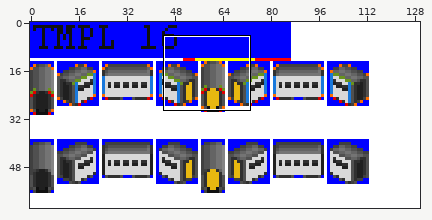
Edited in one commit: sprite sheet (gfx/Template/16px.png). The first picture is a wide view before the edit; the outline marks the close-up.
Close-up. Before the commit:
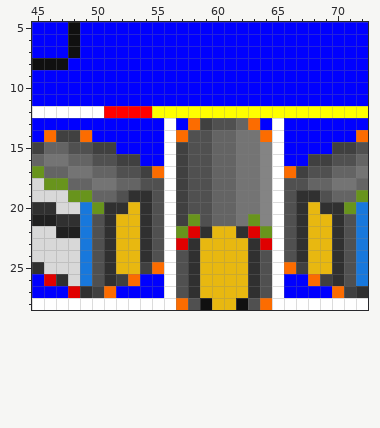
The file is 130x62 pixels. Shown: x 45..72, y 5..28.
The same view after the edit:
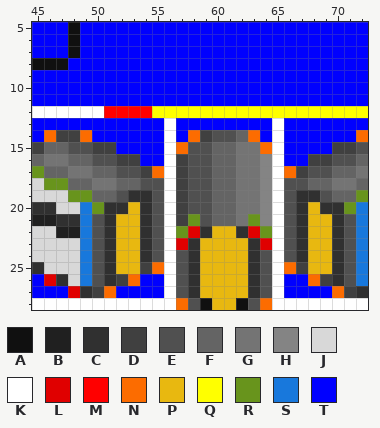
Palette (. is transparent): A #101010  B #202020  C #303030  D #404040  E #505050  F #646464  G #747474  H #848484  J #d8d8d8  K #ffffff  L #e00000  M #ff0000  N #fc6c00  P #e8b810  Q #ffff00  R #68941c  S #1878dc  T #0000ff
Changes in this commit:
The edit turns colour E into colour D in row 14 at x 59.
The edit turns colour F into colour E in row 14 at x 60 to 61.
The edit turns colour G into colour F in row 14 at x 62.
The edit turns colour D into colour N in row 15 at x 57.
The edit turns colour E into colour N in row 14 at x 58.
The edit turns colour G into colour N in row 14 at x 63.
The edit turns colour H into colour N in row 15 at x 64.
The edit turns colour D into colour T in row 13 at x 59.
The edit turns colour E into colour T in row 13 at x 60 to 61.
The edit turns colour F into colour T in row 13 at x 62.
The edit turns colour N into colour T in row 13 at x 58 and 63; in row 14 at x 57 and 64.
Changed places in both close-ups, as pixel boxes (x1, y1, x2, y2):
changed: (176, 118, 272, 154)
